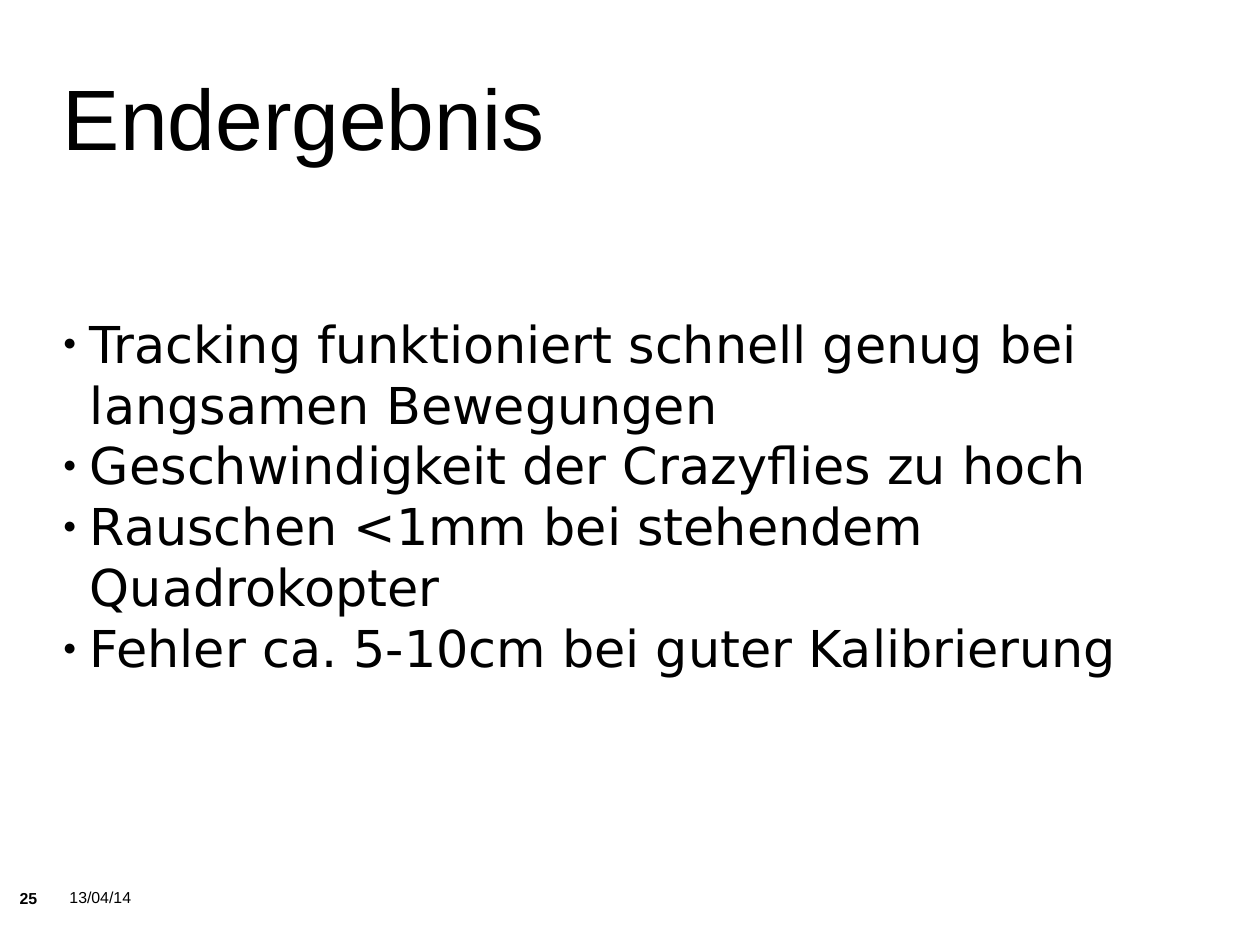
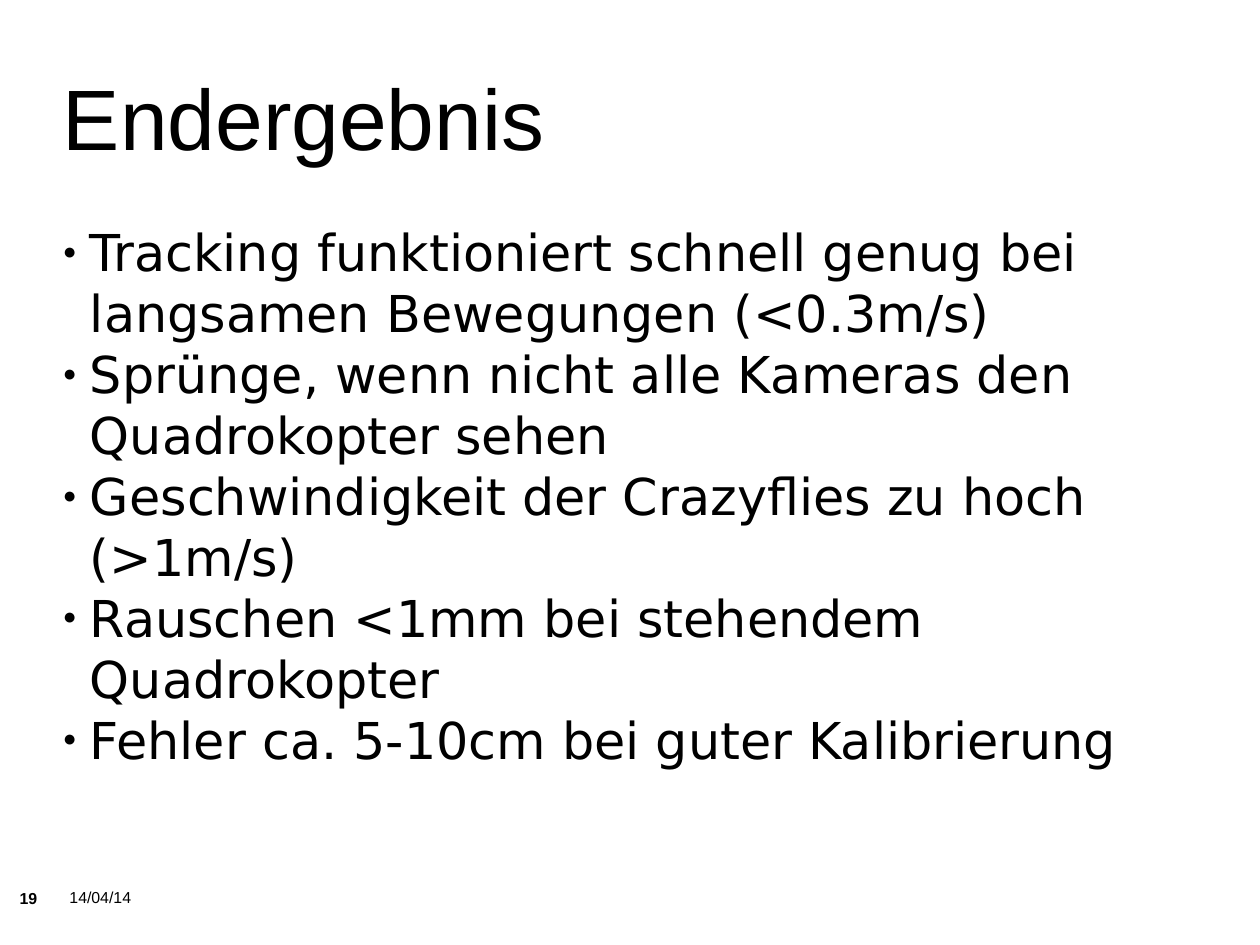
Before and after one commit to KITrokopter/Presentation, a slide deck: slide 19 of PresentationInTotal v0.1.odp (slide 25 before the commit). Drawn at 1260x945 pixels with LibreOffice and Linux fonts; fonts in the diff are those of the drawing; background and template pictures are left out. Boxes give left, top, right and bottom in pixels: in the first picture for what was removed or moved away, otherwise in the second. Text is boxed around its words. In the diff, an @@ line names an element or a change of style, - is before the commit and + after.

```diff
--- a/PresentationInTotal v0.1.odp
+++ b/PresentationInTotal v0.1.odp
@@ subtitle at bbox=[90, 232, 1085, 583]: text changed @@
-● Tracking funktioniert schnell genug bei langsamen Bewegungen
-● Geschwindigkeit der Crazyflies zu hoch
+● Tracking funktioniert schnell genug bei langsamen Bewegungen (<0.3m/s)
+● Sprünge, wenn nicht alle Kameras den Quadrokopter sehen
+● Geschwindigkeit der Crazyflies zu hoch (>1m/s)
@@ page number at bbox=[20, 893, 38, 904]: text changed @@
-25
+19
@@ text at bbox=[69, 891, 131, 903]: text changed @@
-13/04/14
+14/04/14
```
Also in this commit, not shown: 44 other slides changed, 2 slides added, 8 slides removed.
